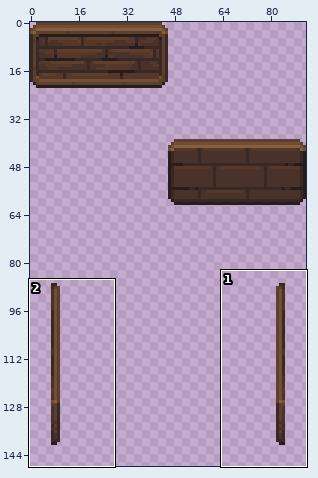
Sprite sheet: Resources/Textures/_CP14/Structures/Furniture/wallmount_order_board.rsi/base.png. The first picture is a wide view before the edit; the outline marks the close-up.
Close-up. As it was:
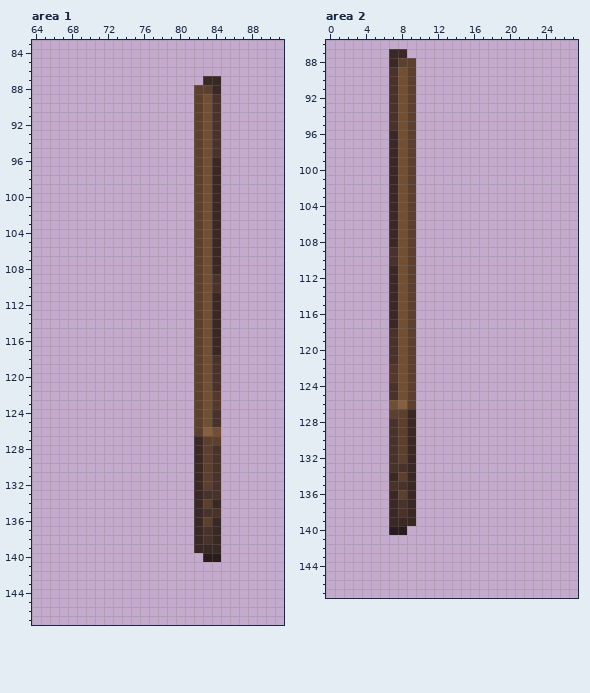
The file is 92x168 pixels. Shown: area 1: x 64..91, y 83..147; area 2: x 0..27, y 86..147. The wide view leaves out empty margins. The commit also changed other parts of the picture, which this record leaves out.
New version:
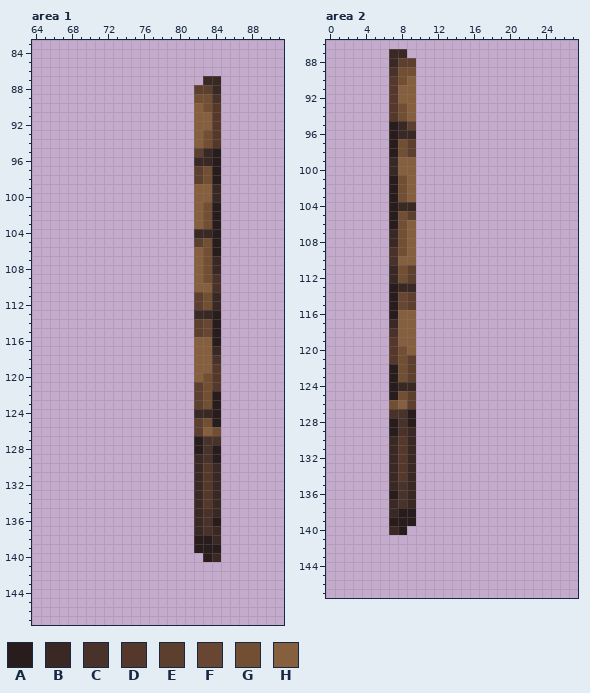
Palette (. is transparent): A #291c1c  B #392824  C #493229  D #56382a  E #5d3f2d  F #684631  G #724f33  H #855f3e
Diff:
--- area 1
@@ x 80..86 @@
  88 ..EEB..
- 89 ..EGC..
- 90 ..EGC..
- 91 ..EGC..
- 92 ..EGC..
- 93 ..EGC..
- 94 ..EGC..
- 95 ..EGC..
- 96 ..EGB..
- 97 ..EGB..
- 98 ..EGB..
- 99 ..EGB..
-100 ..EGB..
-101 ..EGB..
-102 ..EGB..
-103 ..EGB..
-104 ..EGB..
-105 ..EGB..
-106 ..EGB..
-107 ..EGB..
-108 ..EGB..
-109 ..EGC..
-110 ..EGC..
+ 89 ..GGC..
+ 90 ..HGD..
+ 91 ..HHD..
+ 92 ..HHD..
+ 93 ..HGD..
+ 94 ..HGD..
+ 95 ..EBA..
+ 96 ..BBA..
+ 97 ..EGA..
+ 98 ..EGA..
+ 99 ..HHB..
+100 ..HHB..
+101 ..HGA..
+102 ..HGA..
+103 ..HGA..
+104 ..BBA..
+105 ..EGA..
+106 ..HGA..
+107 ..HGB..
+108 ..HGB..
+109 ..HGC..
+110 ..HHC..
 111 ..EGB..
 112 ..EGB..
-113 ..EGB..
-114 ..EGB..
-115 ..EGB..
-116 ..EGB..
-117 ..EGB..
-118 ..EGC..
-119 ..EGC..
-120 ..EGC..
-121 ..EGC..
-122 ..EGD..
-123 ..EGD..
-124 ..EGC..
-125 ..EGC..
+113 ..BBA..
+114 ..EFA..
+115 ..EFA..
+116 ..HHA..
+117 ..HHB..
+118 ..HHC..
+119 ..HHD..
+120 ..HGD..
+121 ..EGD..
+122 ..EGA..
+123 ..EGA..
+124 ..BBA..
+125 ..EGA..
 126 ..EHG..
-127 ..BEE..
-128 ..BEC..
-129 ..BEC..
-130 ..BEC..
-131 ..BEC..
-132 ..BEC..
-133 ..BCC..
-134 ..BEB..
-135 ..BCC..
-136 ..BEB..
+127 ..ACC..
+128 ..ACA..
+129 ..BCA..
+130 ..BDB..
+131 ..BDB..
+132 ..BDB..
+133 ..BDB..
+134 ..BDB..
+135 ..BCB..
+136 ..BCA..
 137 ..BCB..
-138 ..BCB..
-139 ..BBB..
-140 ...AA..
+138 ..AAB..
+139 ..AAA..
+140 ...AB..
 141 .......
--- area 2
@@ x 5..11 @@
  88 ..BEE..
- 89 ..CGE..
- 90 ..CGE..
- 91 ..CGE..
- 92 ..CGE..
- 93 ..CGE..
- 94 ..CGE..
- 95 ..CGE..
- 96 ..BGE..
- 97 ..BGE..
- 98 ..BGE..
- 99 ..BGE..
-100 ..BGE..
-101 ..BGE..
-102 ..BGE..
-103 ..BGE..
-104 ..BGE..
-105 ..BGE..
-106 ..BGE..
-107 ..BGE..
-108 ..BGE..
-109 ..CGE..
-110 ..CGE..
+ 89 ..CGG..
+ 90 ..DGH..
+ 91 ..DHH..
+ 92 ..DHH..
+ 93 ..DGH..
+ 94 ..DGH..
+ 95 ..ABE..
+ 96 ..ABB..
+ 97 ..AGE..
+ 98 ..AGE..
+ 99 ..BHH..
+100 ..BHH..
+101 ..AGH..
+102 ..AGH..
+103 ..AGH..
+104 ..ABB..
+105 ..AGE..
+106 ..AGH..
+107 ..BGH..
+108 ..BGH..
+109 ..CGH..
+110 ..CHH..
 111 ..BGE..
 112 ..BGE..
-113 ..BGE..
-114 ..BGE..
-115 ..BGE..
-116 ..BGE..
-117 ..BGE..
-118 ..CGE..
-119 ..CGE..
-120 ..CGE..
-121 ..CGE..
-122 ..DGE..
-123 ..DGE..
-124 ..CGE..
-125 ..CGE..
+113 ..ABB..
+114 ..AFE..
+115 ..AFE..
+116 ..AHH..
+117 ..BHH..
+118 ..CHH..
+119 ..DHH..
+120 ..DGH..
+121 ..DGE..
+122 ..AGE..
+123 ..AGE..
+124 ..ABB..
+125 ..AGE..
 126 ..GHE..
-127 ..EEB..
-128 ..CEB..
-129 ..CEB..
-130 ..CEB..
-131 ..CEB..
-132 ..CEB..
-133 ..CCB..
-134 ..BEB..
-135 ..CCB..
-136 ..BEB..
+127 ..CCA..
+128 ..ACA..
+129 ..ACB..
+130 ..BDB..
+131 ..BDB..
+132 ..BDB..
+133 ..BDB..
+134 ..BDB..
+135 ..BCB..
+136 ..ACB..
 137 ..BCB..
-138 ..BCB..
-139 ..BBB..
-140 ..AA...
+138 ..BAA..
+139 ..AAA..
+140 ..BA...
 141 .......
